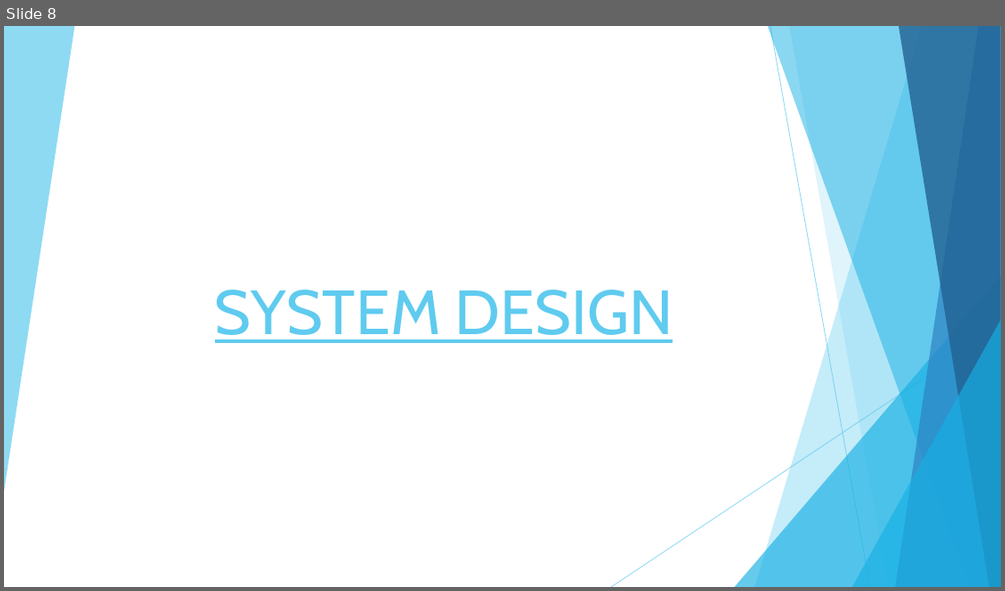
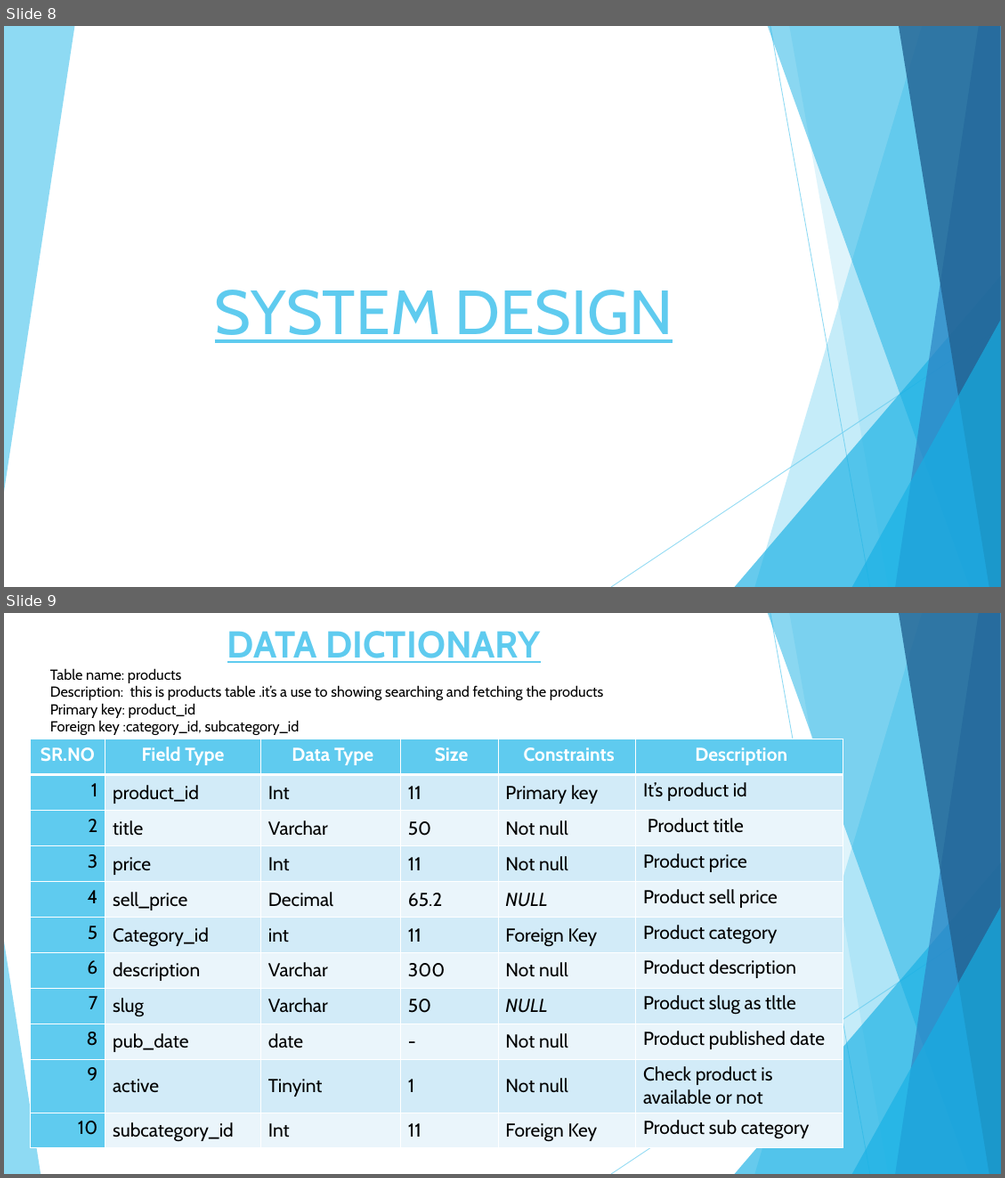
Before and after one commit to vivek-patel007/agwiscart-project, a slide deck: documents/project-agwiscart.pptx. Shown one above the other, each under a label of ours: slide 8 before the commit, slides 8 and 9 after it. The pictures are 1005x591 and 1005x1178 pixels, drawn with LibreOffice and Linux fonts; fonts in the diff are those of the drawing. Boxes give left, top, right and bottom in pixels: in the first picture for what was removed or moved away, otherwise in the second. Text is boxed around its words. In the diff, an @@ line names an element or a change of style, - is before the commit and + after.

```diff
--- a/documents/project-agwiscart.pptx
+++ b/documents/project-agwiscart.pptx
@@ slide 9 added at [4, 613, 1001, 1174], background #FFFFFF; not listed: 9 template elements that a slide beside it also shows @@
@@ title added at [227, 631, 540, 663], 36 pt, text #5FCBEF, bold, underline @@
+DATA DICTIONARY
@@ text added at [50, 668, 604, 735], 14 pt, text #000000 @@
+Table name: products
+Description: this is products table .it’s a use to showing searching and fetching the products
+Primary key: product_id
+Foreign key :category_id, subcategory_id
@@ table added at [30, 739, 843, 1164], 11 rows, 6 columns @@
+SR.NO | Field Type | Data Type | Size | Constraints | Description
+1 | product_id | Int | 11 | Primary key | It’s product id
+2 | title | Varchar | 50 | Not null | Product title
+3 | price | Int | 11 | Not null | Product price
+4 | sell_price | Decimal | 65.2 | NULL | Product sell price
+5 | Category_id | int | 11 | Foreign Key | Product category
+6 | description | Varchar | 300 | Not null | Product description
+7 | slug | Varchar | 50 | NULL | Product slug as tltle
+8 | pub_date | date | - | Not null | Product published date
+9 | active | Tinyint | 1 | Not null | Check product is available or not
+10 | subcategory_id | Int | 11 | Foreign Key | Product sub category
@@ triangle added at [4, 941, 40, 1174], fill #5FCBEF at 70% opacity @@
```
Also in this commit, not shown: 6 slides changed, 7 other slides added.
